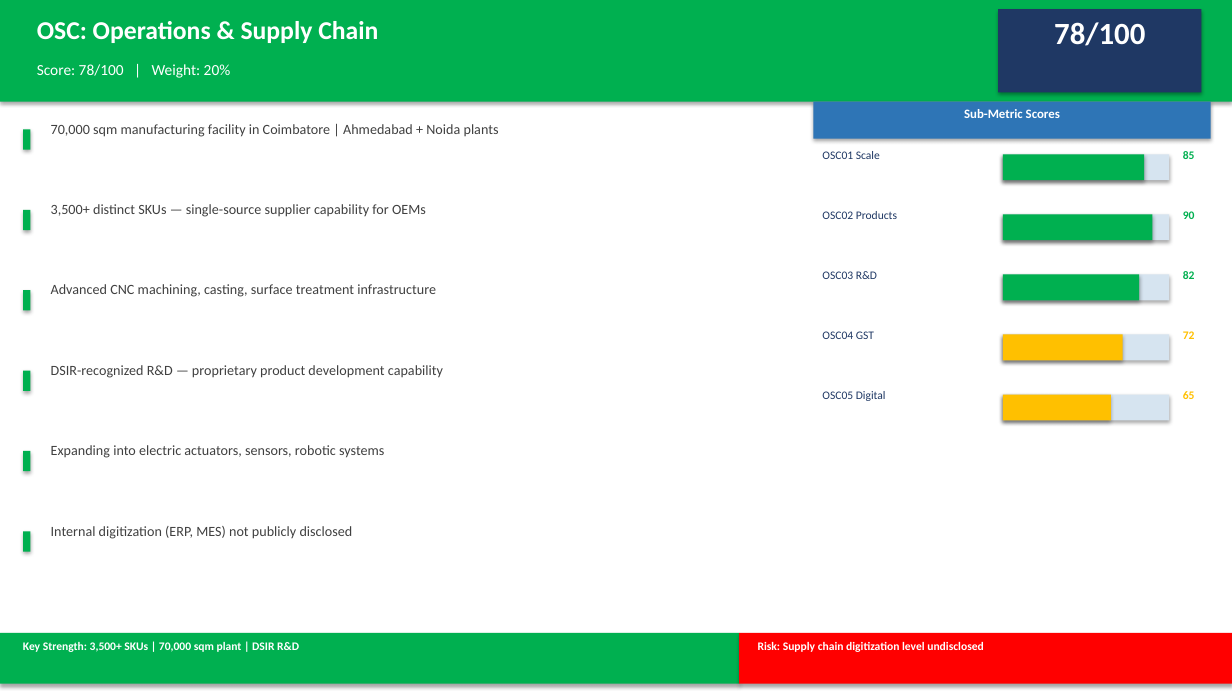
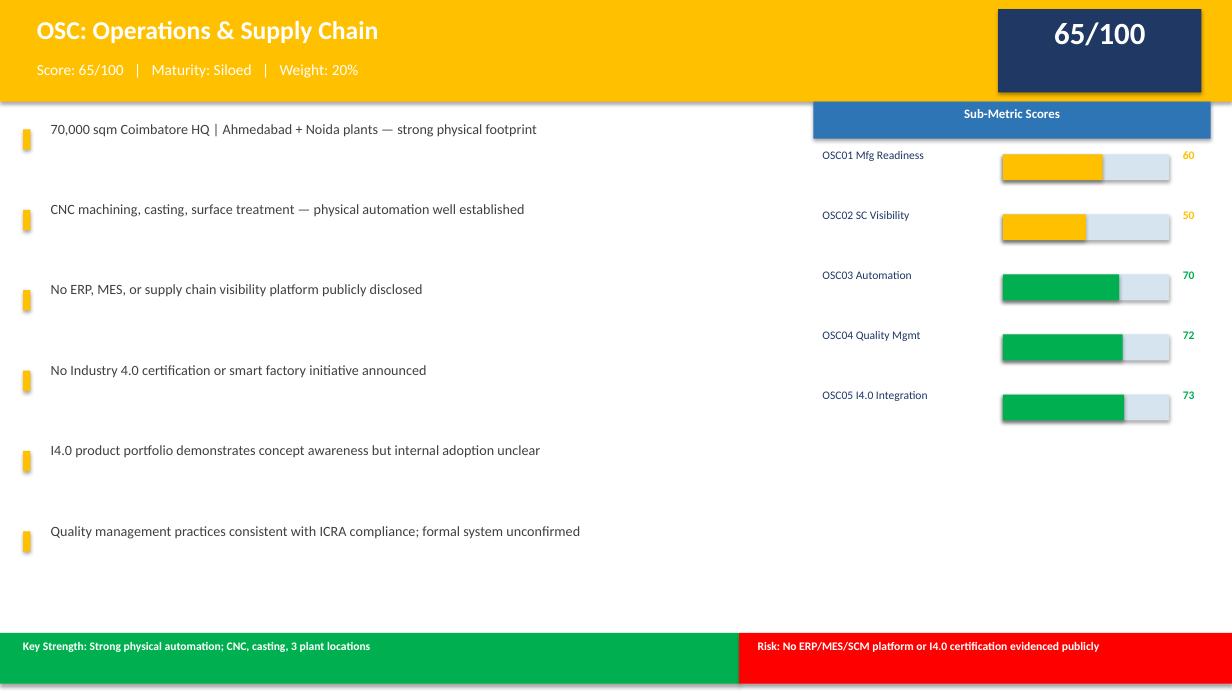
Before and after one commit to lkariman-design/DDMRR-Tool, a slide deck: slide 5 of output/Janatics_DDMR_Deck.pptx (slide 6 before the commit). Drawn at 1232x693 pixels with LibreOffice and Linux fonts; fonts in the diff are those of the drawing. Boxes give left, top, right and bottom in pixels: in the first picture for what was removed or moved away, otherwise in the second. Text is boxed around its words. In the diff, an @@ line names an element or a change of style, - is before the commit and + after.

```diff
--- a/output/Janatics_DDMR_Deck.pptx
+++ b/output/Janatics_DDMR_Deck.pptx
@@ text at (1054,22,1145,46): text changed @@
-78/100
+65/100
@@ text at (37,64,359,78): text changed @@
-Score: 78/100 | Weight: 20%
+Score: 65/100 | Maturity: Siloed | Weight: 20%
@@ text at (51,124,537,137): text changed @@
-70,000 sqm manufacturing facility in Coimbatore | Ahmedabad + Noida plants
+70,000 sqm Coimbatore HQ | Ahmedabad + Noida plants — strong physical footprint
@@ text at (822,151,924,161): text changed @@
-OSC01 Scale
+OSC01 Mfg Readiness
@@ rectangle: place and size @@
-rectangle at (1003,154,1144,180)
+rectangle at (1003,154,1103,180)
@@ text at (1183,151,1195,159): text changed; text colour #00B050 to #FFC000 @@
-85
+60
@@ text at (51,204,524,217): text changed @@
-3,500+ distinct SKUs — single-source supplier capability for OEMs
+CNC machining, casting, surface treatment — physical automation well established
@@ text at (822,211,910,221): text changed @@
-OSC02 Products
+OSC02 SC Visibility
@@ fill #00B050 to #FFC000 in 9 elements at (0,0,1232,102), (23,129,30,150), (23,210,30,230), (23,290,30,311), (23,371,30,391), (23,451,30,471), (23,531,30,552), (1003,154,1103,180), (1003,214,1086,240) @@
@@ rectangle: place and size @@
-rectangle at (1003,214,1153,240)
+rectangle at (1003,214,1086,240)
@@ text at (1183,211,1195,219): text changed; text colour #00B050 to #FFC000 @@
-90
+50
@@ text at (51,284,423,297): text changed @@
-Advanced CNC machining, casting, surface treatment infrastructure
+No ERP, MES, or supply chain visibility platform publicly disclosed
@@ text at (822,271,912,279): text changed @@
-OSC03 R&D
+OSC03 Automation
@@ rectangle: place and size @@
-rectangle at (1003,274,1140,300)
+rectangle at (1003,274,1119,300)
@@ text at (1183,271,1195,279): text changed @@
-82
+70
@@ text "72" at (1183,331,1195,339): text colour #FFC000 to #00B050 @@
@@ text at (822,331,920,341): text changed @@
-OSC04 GST
+OSC04 Quality Mgmt
@@ rectangle at (1003,335,1123,360): fill #FFC000 to #00B050 @@
@@ text at (51,365,426,378): text changed @@
-DSIR-recognized R&D — proprietary product development capability
+No Industry 4.0 certification or smart factory initiative announced
@@ text at (822,391,928,401): text changed @@
-OSC05 Digital
+OSC05 I4.0 Integration
@@ rectangle at (1003,395,1124,421): fill #FFC000 to #00B050 @@
@@ rectangle: place and size @@
-rectangle at (1003,395,1111,421)
+rectangle at (1003,395,1124,421)
@@ text at (1183,391,1195,399): text changed; text colour #FFC000 to #00B050 @@
-65
+73
@@ text at (51,445,540,458): text changed @@
-Expanding into electric actuators, sensors, robotic systems
+I4.0 product portfolio demonstrates concept awareness but internal adoption unclear
@@ text at (51,526,580,539): text changed @@
-Internal digitization (ERP, MES) not publicly disclosed
+Quality management practices consistent with ICRA compliance; formal system unconfirmed
@@ text at (23,642,370,652): text changed @@
-Key Strength: 3,500+ SKUs | 70,000 sqm plant | DSIR R&D
+Key Strength: Strong physical automation; CNC, casting, 3 plant locations
@@ text at (758,642,1099,652): text changed @@
-Risk: Supply chain digitization level undisclosed
+Risk: No ERP/MES/SCM platform or I4.0 certification evidenced publicly
```
Also in this commit, not shown: 4 other slides changed, 5 slides added, 4 slides removed, 7 other files.
